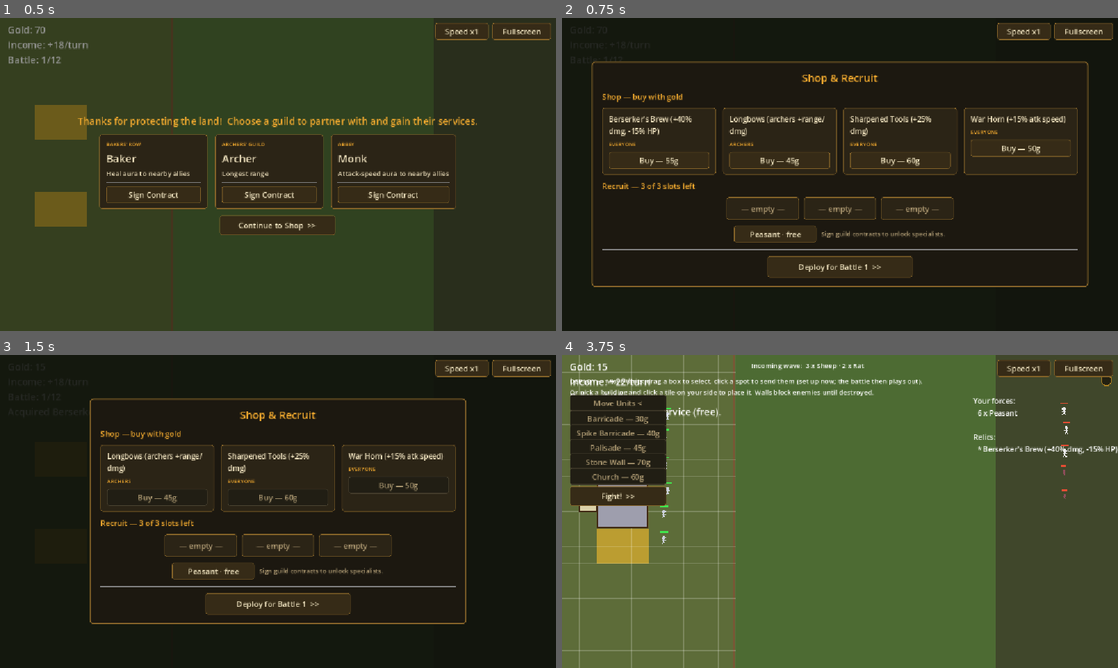
Above: before the commit, frames 1-4 (two rows, left to right).
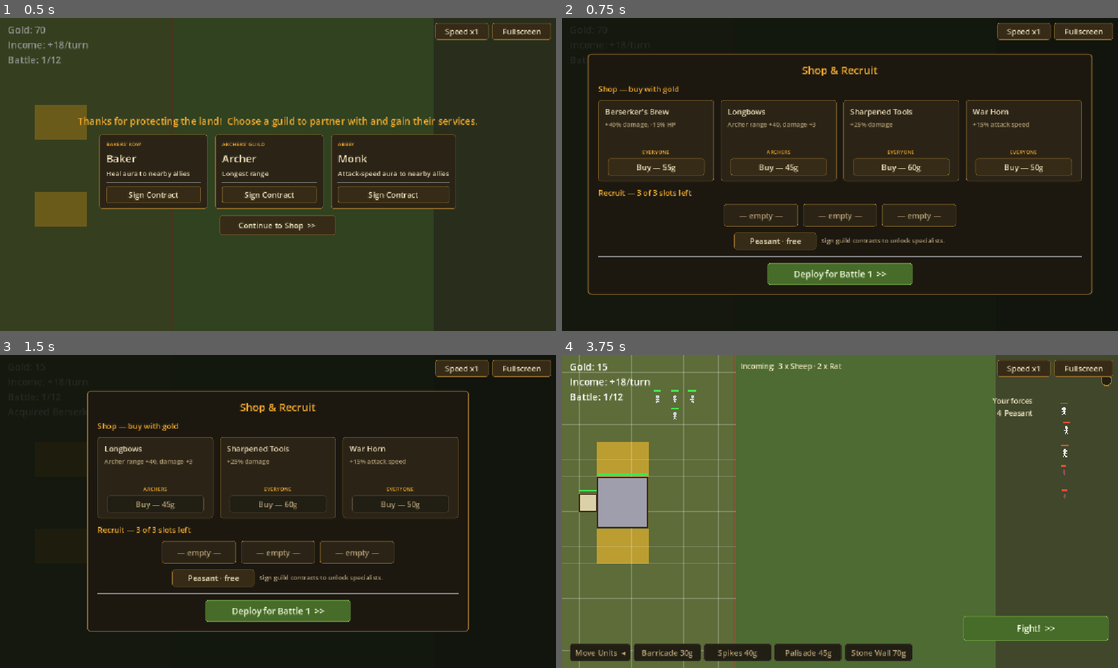
Above: after the commit, the same moments.

Repository: Jazzboy2567/protect-your-plot
Game: Godot game, scene res://Main.tscn
The game is run twice, just before and just after one commit, with the same random seed, the same clock (stepped at 60 frames per second) and the same inputs.
Inputs:
- Up to frame 1 (0.5 s): no input
- Up to frame 2 (0.75 s): click "Continue to Shop >>" at 0.5 s
- Up to frame 3 (1.5 s): click "Buy — 55g" at 1.25 s
- Up to frame 4 (3.75 s): click "Peasant · free" at 2 s; click "Peasant · free" (after the commit: "Peasant ✕") at 2.75 s; click "Deploy for Battle 1 >>" at 3.5 s

Frame 1 is identical in both runs. In frame 2, 14% of the frame differs, in the area x 4-96%, y 11-89%; in frame 3, 11%; in frame 4, 13%.

Commit message:
Clean deploy screen + tile-snapping; shop/recruit polish
Deploy/battle screen:
- Units snap to distinct grid tiles on spawn and on move-orders
  (_tiles_around rings outward, skipping building footprints) instead of
  clumping at one point
- Removed the verbose hint and stopped transient messages (church revive,
  build mode) from cluttering the HUD (revive is now a banner); HUD stays
  short so nothing overlaps
- Building menu moved to a bottom toolbar so it no longer blocks unit
  drag-selection; church removed from the buildable list (you start with one)
- "Your forces" excludes buildings; roster tightened

Shop/Recruit polish:
- Recruit is 3 slots you can fill AND remove (click a filled slot to
  refund/free it); relic cards get a fixed height with the scope tag +
  centered Buy at the bottom, and effects on their own line
  (e.g. "Woodcutter damage +8")
- Guild/relic/unit hover uses a reliable custom popup (no more dead
  built-in tooltips); big green Deploy/Fight button bottom-right

Validated headless (terminates at battle 2, no errors).

Diff:
--- a/scripts/Main.gd
+++ b/scripts/Main.gd
@@ -15,7 +15,7 @@
 # Peasants join free (capped); specialists cost gold (capped); buildings cost gold.
 const PEASANT_IDS := ["peasant"]
 const SPECIALIST_IDS := ["archer", "woodcutter", "hunter", "herbalist", "fisherman", "torchbearer", "baker", "monk"]
-const BUILDING_IDS := ["barricade", "spikes", "palisade", "stone_wall", "church"]
+const BUILDING_IDS := ["barricade", "spikes", "palisade", "stone_wall"]
 const GUILD_NAMES := {
 	"archer": "Archers' Guild", "woodcutter": "Woodsmen", "hunter": "Hunters' Lodge",
 	"herbalist": "Apothecary", "fisherman": "Wharf", "torchbearer": "Wharf",
@@ -50,20 +50,20 @@
 
 # Run-wide passive upgrades (buy once, from the Traveling Merchant every 4th battle).
 const RELIC_DEFS := {
-	"sharp_tools":      {"name": "Sharpened Tools (+25% dmg)", "cost": 60},
-	"village_bell":     {"name": "Village Bell (+20% atk spd)", "cost": 60},
-	"blacksmith_forge": {"name": "Blacksmith's Forge (+3 armor)", "cost": 55},
-	"full_granary":     {"name": "Full Granary (+2 free peasants)", "cost": 50},
-	"fortifier":        {"name": "Fortifier (walls +80% HP)", "cost": 45},
-	"longbows":         {"name": "Longbows (archers +range/dmg)", "cost": 45},
-	"shields":          {"name": "Shields (peasants +2 armor)", "cost": 40},
-	"sharpened_axes":   {"name": "Sharpened Axes (woodcutter +8)", "cost": 40},
-	"keen_edge":        {"name": "Keen Edge (+15% crit)", "cost": 55},
-	"warhorn":          {"name": "War Horn (+15% atk speed)", "cost": 50},
-	"swift_boots":      {"name": "Swift Boots (+20% move speed)", "cost": 40},
-	"iron_rations":     {"name": "Iron Rations (+25% max HP)", "cost": 50},
-	"hawk_eye":         {"name": "Hawk Eye (ranged +30 range)", "cost": 45},
-	"berserkers_brew":  {"name": "Berserker's Brew (+40% dmg, -15% HP)", "cost": 55},
+	"sharp_tools":      {"name": "Sharpened Tools", "cost": 60, "effect": "+25% damage"},
+	"village_bell":     {"name": "Village Bell", "cost": 60, "effect": "+20% attack speed"},
+	"blacksmith_forge": {"name": "Blacksmith's Forge", "cost": 55, "effect": "+3 armor"},
+	"full_granary":     {"name": "Full Granary", "cost": 50, "effect": "+2 free peasants each battle"},
+	"fortifier":        {"name": "Fortifier", "cost": 45, "effect": "Walls +80% HP"},
+	"longbows":         {"name": "Longbows", "cost": 45, "effect": "Archer range +40, damage +3"},
+	"shields":          {"name": "Shields", "cost": 40, "effect": "Peasant armor +2"},
+	"sharpened_axes":   {"name": "Sharpened Axes", "cost": 40, "effect": "Woodcutter damage +8"},
+	"keen_edge":        {"name": "Keen Edge", "cost": 55, "effect": "+15% crit chance"},
+	"warhorn":          {"name": "War Horn", "cost": 50, "effect": "+15% attack speed"},
+	"swift_boots":      {"name": "Swift Boots", "cost": 40, "effect": "+20% move speed"},
+	"iron_rations":     {"name": "Iron Rations", "cost": 50, "effect": "+25% max HP"},
+	"hawk_eye":         {"name": "Hawk Eye", "cost": 45, "effect": "Ranged range +30"},
+	"berserkers_brew":  {"name": "Berserker's Brew", "cost": 55, "effect": "+40% damage, -15% HP"},
 }
 # Who each relic buffs (shown as a category tag on the item).
 const RELIC_SCOPE := {
@@ -288,7 +288,7 @@
 	if _has_building("church") and not dead_this_battle.is_empty():
 		var revived: String = dead_this_battle[0]
 		army.append(revived)
-		info_text += "  The church revives a %s." % GameData.UNITS[revived]["name"]
+		flash_banner("The church revives a %s." % GameData.UNITS[revived]["name"], Color(0.8, 0.9, 1))
 
 	battle_num += 1
 	if battle_num > MAX_BATTLES:
@@ -343,29 +343,23 @@
 # ---------------------------------------------------------------- spawning
 
 func _spawn_peasants() -> void:
-	var fight_i := 0
+	var ids: Array = []
 	for id in army:
-		if GameData.UNITS[id].get("structure", false):
-			continue   # structures are placed on tiles, not spawned from the roster
-		var u := _make_unit(id, 0)
-		var col := fight_i / 8
-		var row := fight_i % 8
-		u.position = Vector2(215 + col * 34 + randf_range(-6, 6), 120 + row * 52 + randf_range(-8, 8))
-		fight_i += 1
+		if not GameData.UNITS[id].get("structure", false):
+			ids.append(id)   # structures are placed on tiles, not spawned from the roster
+	if "full_granary" in relics:
+		ids.append("peasant")
+		ids.append("peasant")
+	var max_gx := int((FENCE_X - 1.0) / TILE)
+	var tiles := _tiles_around(6, 3, ids.size(), max_gx)
+	for i in ids.size():
+		var u := _make_unit(ids[i], 0)
+		var t: Vector2i = tiles[i] if i < tiles.size() else Vector2i(6, 3)
+		u.position = Vector2((t.x + 0.5) * TILE, (t.y + 0.5) * TILE)
 		u.command_point = u.position
 		_apply_relics(u)
 		world.add_child(u)
 		peasants.append(u)
-
-	# Full Granary relic: extra free peasants each deploy.
-	if "full_granary" in relics:
-		for k in 2:
-			var f := _make_unit("peasant", 0)
-			f.position = Vector2(40 + randf_range(-6, 6), 300 + k * 50)
-			f.command_point = f.position
-			_apply_relics(f)
-			world.add_child(f)
-			peasants.append(f)
 
 func _apply_relics(u: Unit) -> void:
 	for r in relics:
@@ -651,21 +645,38 @@
 			sel.append(p)
 	if sel.is_empty():
 		return
-	var cp := pos
-	# During deploy, keep units on your own side; they may advance once fighting.
-	var max_x := (FENCE_X - 12.0) if phase == Phase.DEPLOY else 880.0
-	cp.x = clampf(cp.x, 24.0, max_x)
-	cp.y = clampf(cp.y, 24.0, ARENA.y - 20.0)
-	var i := 0
-	for p in sel:
-		var ox := float((i % 6) * 22 - 55)
-		var oy := float((i / 6) * 22)
-		var pt := cp + Vector2(ox, oy)
-		p.command_point = pt
+	# Snap the target to a grid tile and give each selected unit its own tile.
+	var max_gx := int((FENCE_X - 1.0) / TILE) if phase == Phase.DEPLOY else GRID_COLS + 14
+	var gx := clampi(int(pos.x / TILE), 0, max_gx)
+	var gy := clampi(int(pos.y / TILE), 0, GRID_ROWS - 1)
+	var tiles := _tiles_around(gx, gy, sel.size(), max_gx)
+	for i in mini(sel.size(), tiles.size()):
+		var t: Vector2i = tiles[i]
+		var cp := Vector2((t.x + 0.5) * TILE, (t.y + 0.5) * TILE)
+		sel[i].command_point = cp
 		if phase == Phase.DEPLOY:
-			p.global_position = pt
-		p.queue_redraw()
-		i += 1
+			sel[i].global_position = cp
+		sel[i].queue_redraw()
+
+func _tiles_around(gx: int, gy: int, count: int, max_gx: int) -> Array:
+	var res: Array = []
+	var r := 0
+	while res.size() < count and r < 40:
+		for dy in range(-r, r + 1):
+			for dx in range(-r, r + 1):
+				if absi(dx) != r and absi(dy) != r:
+					continue   # only the outer ring at radius r
+				var tx := gx + dx
+				var ty := gy + dy
+				if tx < 0 or tx > max_gx or ty < 0 or ty >= GRID_ROWS:
+					continue
+				if _tile_occupied(tx, ty):
+					continue   # skip building footprints
+				res.append(Vector2i(tx, ty))
+				if res.size() >= count:
+					return res
+		r += 1
+	return res
 
 func _select_in_rect(r: Rect2) -> void:
 	# A tiny rect (a stray click read as a drag) selects nothing extra.
@@ -768,6 +779,27 @@
 	_style_button(b)
 	return b
 
+# Green primary-action styling (for the big Deploy / Fight button).
+func _style_green_button(b: Button) -> void:
+	var n := StyleBoxFlat.new()
+	n.bg_color = Color(0.28, 0.42, 0.16)
+	n.border_color = Color(0.52, 0.74, 0.32)
+	n.set_border_width_all(1)
+	n.set_corner_radius_all(5)
+	n.content_margin_left = 12
+	n.content_margin_right = 12
+	n.content_margin_top = 8
+	n.content_margin_bottom = 8
+	var h: StyleBoxFlat = n.duplicate()
+	h.bg_color = Color(0.37, 0.54, 0.21)
+	b.add_theme_stylebox_override("normal", n)
+	b.add_theme_stylebox_override("hover", h)
+	b.add_theme_stylebox_override("pressed", h)
+	b.add_theme_stylebox_override("focus", h)
+	b.add_theme_color_override("font_color", Color(0.96, 1.0, 0.90))
+	b.add_theme_color_override("font_hover_color", Color(1, 1, 1))
+	b.add_theme_font_size_override("font_size", 18)
+
 func _section_label(text: String) -> Label:
 	var l := Label.new()
 	l.text = text
@@ -811,6 +843,9 @@
 	var pc := PanelContainer.new()
 	pc.add_theme_stylebox_override("panel", _card_style())
 	pc.custom_minimum_size = Vector2(224, 0)
+	pc.mouse_filter = Control.MOUSE_FILTER_PASS
+	pc.mouse_entered.connect(func(): _show_hover(_unit_tooltip(id)))
+	pc.mouse_exited.connect(_hide_hover)
 	var v := VBoxContainer.new()
 	v.add_theme_constant_override("separation", 6)
 	pc.add_child(v)
@@ -823,8 +858,6 @@
 	nm.text = d["name"]
 	nm.add_theme_color_override("font_color", COL_INK)
 	nm.add_theme_font_size_override("font_size", 22)
-	nm.mouse_filter = Control.MOUSE_FILTER_STOP   # so the tooltip shows on hover
-	nm.tooltip_text = _unit_tooltip(id)
 	v.add_child(nm)
 	var sp := Label.new()
 	sp.text = str(SPECIALTY.get(id, ""))
@@ -842,26 +875,48 @@
 func _relic_card(id: String) -> Control:
 	var d: Dictionary = RELIC_DEFS[id]
 	var cost: int = int(d["cost"])
+	var eff: String = str(d.get("effect", ""))
+	var scope_name: String = str(RELIC_SCOPE.get(id, "Everyone"))
 	var pc := PanelContainer.new()
 	pc.add_theme_stylebox_override("panel", _card_style())
-	pc.custom_minimum_size = Vector2(236, 0)
+	pc.custom_minimum_size = Vector2(240, 168)   # fixed height so all cards align
+	pc.mouse_filter = Control.MOUSE_FILTER_PASS
+	pc.mouse_entered.connect(func(): _show_hover("%s\n%s\nAffects: %s" % [d["name"], eff, scope_name]))
+	pc.mouse_exited.connect(_hide_hover)
 	var v := VBoxContainer.new()
-	v.add_theme_constant_override("separation", 8)
+	v.add_theme_constant_override("separation", 6)
 	pc.add_child(v)
+
 	var nm := Label.new()
 	nm.text = d["name"]
 	nm.add_theme_color_override("font_color", COL_INK)
-	nm.add_theme_font_size_override("font_size", 15)
+	nm.add_theme_font_size_override("font_size", 16)
 	nm.autowrap_mode = TextServer.AUTOWRAP_WORD_SMART
-	nm.custom_minimum_size = Vector2(208, 0)
+	nm.custom_minimum_size = Vector2(212, 0)
 	v.add_child(nm)
+
+	var el := Label.new()
+	el.text = eff
+	el.add_theme_color_override("font_color", COL_SOFT)
+	el.add_theme_font_size_override("font_size", 13)
+	el.autowrap_mode = TextServer.AUTOWRAP_WORD_SMART
+	el.custom_minimum_size = Vector2(212, 0)
+	v.add_child(el)
+
+	var spacer := Control.new()
+	spacer.size_flags_vertical = Control.SIZE_EXPAND_FILL
+	v.add_child(spacer)
+
 	var scope := Label.new()
-	scope.text = str(RELIC_SCOPE.get(id, "Everyone")).to_upper()
+	scope.text = scope_name.to_upper()
 	scope.add_theme_color_override("font_color", COL_GOLD)
 	scope.add_theme_font_size_override("font_size", 11)
+	scope.horizontal_alignment = HORIZONTAL_ALIGNMENT_CENTER
 	v.add_child(scope)
+
 	var btn := _menu_button("Buy — %dg" % cost, func(): _buy_relic(id))
-	btn.custom_minimum_size = Vector2(208, 30)
+	btn.custom_minimum_size = Vector2(200, 30)
+	btn.size_flags_horizontal = Control.SIZE_SHRINK_CENTER
 	btn.disabled = gold < cost
 	v.add_child(btn)
 	return pc
@@ -955,19 +1010,28 @@
 	slots.size_flags_horizontal = Control.SIZE_SHRINK_CENTER
 	outer.add_child(slots)
 	for i in RECRUIT_CAP:
-		var slot := PanelContainer.new()
-		slot.add_theme_stylebox_override("panel", _card_style())
-		slot.custom_minimum_size = Vector2(150, 40)
-		var sl := Label.new()
-		sl.horizontal_alignment = HORIZONTAL_ALIGNMENT_CENTER
 		if i < recruited_this_cycle.size():
-			sl.text = GameData.UNITS[recruited_this_cycle[i]]["name"]
-			sl.add_theme_color_override("font_color", COL_INK)
+			var uid: String = recruited_this_cycle[i]
+			var idx := i
+			var sb := Button.new()
+			sb.text = GameData.UNITS[uid]["name"] + "   ✕"
+			sb.custom_minimum_size = Vector2(154, 40)
+			sb.tooltip_text = "Click to remove"
+			_style_button(sb)
+			sb.pressed.connect(func(): _unrecruit(idx))
+			sb.mouse_entered.connect(func(): _show_hover(_unit_tooltip(uid)))
+			sb.mouse_exited.connect(_hide_hover)
+			slots.add_child(sb)
 		else:
+			var slot := PanelContainer.new()
+			slot.add_theme_stylebox_override("panel", _card_style())
+			slot.custom_minimum_size = Vector2(154, 40)
+			var sl := Label.new()
 			sl.text = "— empty —"
+			sl.horizontal_alignment = HORIZONTAL_ALIGNMENT_CENTER
 			sl.add_theme_color_override("font_color", COL_SOFT)
-		slot.add_child(sl)
-		slots.add_child(slot)
+			slot.add_child(sl)
+			slots.add_child(slot)
 
 	# Palette of units you can drop into a slot.
 	var pal := HBoxContainer.new()
@@ -976,7 +1040,8 @@
 	outer.add_child(pal)
 	var pb := _menu_button("Peasant · free", func(): _buy("peasant"))
 	pb.custom_minimum_size = Vector2(170, 30)
-	pb.tooltip_text = _unit_tooltip("peasant")
+	pb.mouse_entered.connect(func(): _show_hover(_unit_tooltip("peasant")))
+	pb.mouse_exited.connect(_hide_hover)
 	pb.disabled = recruits_left <= 0
 	pal.add_child(pb)
 	if contracts.is_empty():
@@ -990,58 +1055,44 @@
 			var cost: int = GameData.UNITS[id]["cost"]
 			var b := _menu_button("%s · %dg" % [GameData.UNITS[id]["name"], cost], func(): _buy(id))
 			b.custom_minimum_size = Vector2(170, 30)
-			b.tooltip_text = _unit_tooltip(id)
+			b.mouse_entered.connect(func(): _show_hover(_unit_tooltip(id)))
+			b.mouse_exited.connect(_hide_hover)
 			b.disabled = recruits_left <= 0 or gold < cost
 			pal.add_child(b)
 
 	outer.add_child(HSeparator.new())
 	var dep := _menu_button("Deploy for Battle %d  >>" % battle_num, start_deploy)
-	dep.custom_minimum_size = Vector2(300, 44)
+	dep.custom_minimum_size = Vector2(300, 46)
 	dep.size_flags_horizontal = Control.SIZE_SHRINK_CENTER
+	_style_green_button(dep)
 	outer.add_child(dep)
 
-# Non-interlude rounds: a small centered modal — just deploy your standing force.
+# Non-interlude rounds: a roster on the left, a big green Deploy at bottom-right.
 func _build_predeploy_ui() -> void:
 	_clear_panel()
 	top_label.visible = false
-	_add_backdrop()
-	var center := CenterContainer.new()
-	center.set_anchors_preset(Control.PRESET_FULL_RECT)
-	center.mouse_filter = Control.MOUSE_FILTER_IGNORE
-	panel.add_child(center)
-	var col := VBoxContainer.new()
-	col.add_theme_constant_override("separation", 12)
-	center.add_child(col)
-
-	var head := Label.new()
-	head.text = "Battle %d/%d   ·   Gold %d" % [battle_num, MAX_BATTLES, gold]
-	head.add_theme_font_size_override("font_size", 22)
-	head.add_theme_color_override("font_color", COL_GOLD)
-	head.size_flags_horizontal = Control.SIZE_SHRINK_CENTER
-	col.add_child(head)
-
-	var sub := Label.new()
-	sub.text = "Hold the line — recruiting returns every 4th battle."
-	sub.add_theme_color_override("font_color", COL_SOFT)
-	sub.size_flags_horizontal = Control.SIZE_SHRINK_CENTER
-	col.add_child(sub)
-
+	_add_backdrop(0.5)
+	_shop_header("Battle %d/%d   ·   Gold %d" % [battle_num, MAX_BATTLES, gold], 24, 20)
+
+	# Roster list on the left (units only — buildings aren't "forces").
 	var comp := {}
 	for id in army:
+		if GameData.UNITS[id].get("structure", false):
+			continue
 		comp[id] = int(comp.get(id, 0)) + 1
-	var parts: Array = []
+	var y := 66.0
 	for id in comp:
-		parts.append("%d %s" % [comp[id], GameData.UNITS[id]["name"]])
-	var rl := Label.new()
-	rl.text = "Your forces:  " + ", ".join(parts)
-	rl.add_theme_color_override("font_color", COL_INK)
-	rl.size_flags_horizontal = Control.SIZE_SHRINK_CENTER
-	col.add_child(rl)
-
-	var dep := _menu_button("Deploy for Battle %d  >>" % battle_num, start_deploy)
-	dep.custom_minimum_size = Vector2(280, 42)
-	dep.size_flags_horizontal = Control.SIZE_SHRINK_CENTER
-	col.add_child(dep)
+		var l := Label.new()
+		l.text = "%d  ·  %s" % [comp[id], GameData.UNITS[id]["name"]]
+		l.position = Vector2(28, y)
+		l.add_theme_color_override("font_color", COL_INK)
+		l.add_theme_font_size_override("font_size", 17)
+		l.mouse_filter = Control.MOUSE_FILTER_IGNORE
+		panel.add_child(l)
+		y += 30
+
+	var dep := _mk_button("Deploy for Battle %d  >>" % battle_num, Vector2(ARENA.x - 350, ARENA.y - 92), Vector2(320, 58), start_deploy)
+	_style_green_button(dep)
 
 func _shop_header(text: String, x: float, y: float) -> void:
 	var l := Label.new()
@@ -1064,34 +1115,33 @@
 func _build_deploy_ui() -> void:
 	_clear_panel()
 	top_label.visible = true
-	var hint := Label.new()
-	hint.text = "DEPLOY — Move Units: drag a box to select, click a spot to send them (set up now; the battle then plays out).\nOr pick a building and click a tile on your side to place it. Walls block enemies until destroyed."
-	hint.position = Vector2(16, 44)
-	hint.add_theme_font_size_override("font_size", 14)
-	hint.mouse_filter = Control.MOUSE_FILTER_IGNORE
-	panel.add_child(hint)
-
+
+	# Wave banner, top centre.
 	var tele := Label.new()
-	tele.text = "Incoming wave:  " + _wave_summary(battle_num)
-	tele.position = Vector2(392, 12)
-	tele.add_theme_font_size_override("font_size", 14)
+	tele.text = "Incoming:  " + _wave_summary(battle_num)
+	tele.position = Vector2(ARENA.x * 0.32, 12)
+	tele.add_theme_font_size_override("font_size", 15)
+	tele.add_theme_color_override("font_color", COL_INK)
 	tele.mouse_filter = Control.MOUSE_FILTER_IGNORE
 	panel.add_child(tele)
 
+	# Building toolbar along the bottom-left (out of the way of unit selection).
+	var names := {"barricade": "Barricade", "spikes": "Spikes", "palisade": "Palisade", "stone_wall": "Stone Wall"}
 	var bx := 16.0
-	var by := 82.0
-	var mv := _mk_button("Move Units" + (" <" if _build_sel == "" else ""), Vector2(bx, by), Vector2(200, 28), func(): _set_build_sel(""))
+	var byy := ARENA.y - 50.0
+	var mv := _mk_button("Move Units" + ("  ◂" if _build_sel == "" else ""), Vector2(bx, byy), Vector2(126, 36), func(): _set_build_sel(""))
 	mv.disabled = _build_sel == ""
-	by += 32
+	bx += 132
 	for id in BUILDING_IDS:
 		var cost: int = GameData.UNITS[id]["cost"]
-		var mark := " <" if _build_sel == id else ""
-		var b := _mk_button("%s — %dg%s" % [GameData.UNITS[id]["name"], cost, mark], Vector2(bx, by), Vector2(200, 28), func(): _set_build_sel(id))
+		var mark := "  ◂" if _build_sel == id else ""
+		var b := _mk_button("%s %dg%s" % [names[id], cost, mark], Vector2(bx, byy), Vector2(140, 36), func(): _set_build_sel(id))
 		b.tooltip_text = "%s\nHealth: %d  ·  Armor: %d\nBlocks enemies until destroyed." % [GameData.UNITS[id]["name"], int(GameData.UNITS[id]["hp"]), int(GameData.UNITS[id].get("armor", 0))]
 		b.disabled = gold < cost
-		by += 30
-	by += 8
-	_mk_button("Fight!  >>", Vector2(bx, by), Vector2(200, 40), begin_fight)
+		bx += 146
+
+	var fb := _mk_button("Fight!  >>", Vector2(ARENA.x - 320, ARENA.y - 108), Vector2(300, 52), begin_fight)
+	_style_green_button(fb)
 	_build_roster_label()
 	queue_redraw()
 
@@ -1099,9 +1149,6 @@
 	_build_sel = id
 	if id != "":
 		_clear_selection()
-		info_text = "Placing %s — click a tile on your side." % GameData.UNITS[id]["name"]
-	else:
-		info_text = "Move mode — drag to select units, click to move them."
 	_build_deploy_ui()
 	_update_top()
 
@@ -1113,18 +1160,17 @@
 func _build_roster_label() -> void:
 	var comp := {}
 	for id in army:
+		if GameData.UNITS[id].get("structure", false):
+			continue   # buildings aren't "forces"
 		comp[id] = int(comp.get(id, 0)) + 1
-	var atext := "Your forces:\n"
+	var atext := "Your forces\n"
 	for id in comp:
-		atext += "  %d x %s\n" % [comp[id], GameData.UNITS[id]["name"]]
-	if not relics.is_empty():
-		atext += "\nRelics:\n"
-		for r in relics:
-			atext += "  * %s\n" % RELIC_DEFS[r]["name"]
+		atext += "  %d  %s\n" % [comp[id], GameData.UNITS[id]["name"]]
 	var al := Label.new()
 	al.text = atext
-	al.position = Vector2(ARENA.x - 300, 84)
+	al.position = Vector2(ARENA.x - 260, 84)
 	al.add_theme_font_size_override("font_size", 15)
+	al.add_theme_color_override("font_color", COL_INK)
 	al.mouse_filter = Control.MOUSE_FILTER_IGNORE
 	panel.add_child(al)
 
@@ -1161,6 +1207,7 @@
 
 func _clear_panel() -> void:
 	rally_btn = null
+	_hide_hover()
 	for c in panel.get_children():
 		panel.remove_child(c)
 		c.queue_free()
@@ -1174,7 +1221,8 @@
 	var s := "Gold: %d\nIncome: +%d/turn\nBattle: %d/%d" % [gold, income, battle_num, MAX_BATTLES]
 	if phase == Phase.BATTLE:
 		s += "\nUnits: %d   Enemies: %d" % [peasants.size(), enemies.size()]
-	if info_text != "":
+	# Transient messages only clutter the menus, not the battlefield HUD.
+	if info_text != "" and (phase == Phase.SHOP or phase == Phase.GUILD):
 		s += "\n" + info_text
 	top_label.text = s
 
@@ -1243,6 +1291,19 @@
 	_build_shop_ui()
 	_update_top()
 
+func _unrecruit(i: int) -> void:
+	if i < 0 or i >= recruited_this_cycle.size():
+		return
+	var uid: String = recruited_this_cycle[i]
+	recruited_this_cycle.remove_at(i)
+	army.erase(uid)
+	recruits_left += 1
+	if uid in SPECIALIST_IDS:
+		gold += int(GameData.UNITS[uid]["cost"])   # refund the hire
+	info_text = "Removed %s." % GameData.UNITS[uid]["name"]
+	_build_shop_ui()
+	_update_top()
+
 func _buy_relic(id: String) -> void:
 	if id in relics:
 		return
@@ -1263,12 +1324,6 @@
 		info_text = "To arms! The peasants surge forward."
 
 func _process(delta: float) -> void:
-	if phase == Phase.DEPLOY or phase == Phase.BATTLE:
-		_update_hover()
-	elif hover_label.visible:
-		hover_label.visible = false
-	if phase == Phase.DEPLOY:
-		queue_redraw()   # keep the build grid live
 	if rally_time > 0.0:
 		rally_time -= delta
 	if rally_cd > 0.0:
@@ -1278,6 +1333,19 @@
 			rally_btn.disabled = rally_cd > 0.0
 			rally_btn.text = "Rally!" if rally_cd <= 0.0 else "Rally (%ds)" % int(ceil(rally_cd))
 		_update_top()
+	if phase == Phase.DEPLOY or phase == Phase.BATTLE:
+		_update_hover()
+	if phase == Phase.DEPLOY:
+		queue_redraw()   # keep the build grid live
+
+func _show_hover(text: String) -> void:
+	hover_label.text = text
+	hover_label.position = get_global_mouse_position() + Vector2(14, 12)
+	hover_label.visible = true
+
+func _hide_hover() -> void:
+	if hover_label:
+		hover_label.visible = false
 
 # ---------------------------------------------------------------- helpers / background
 
